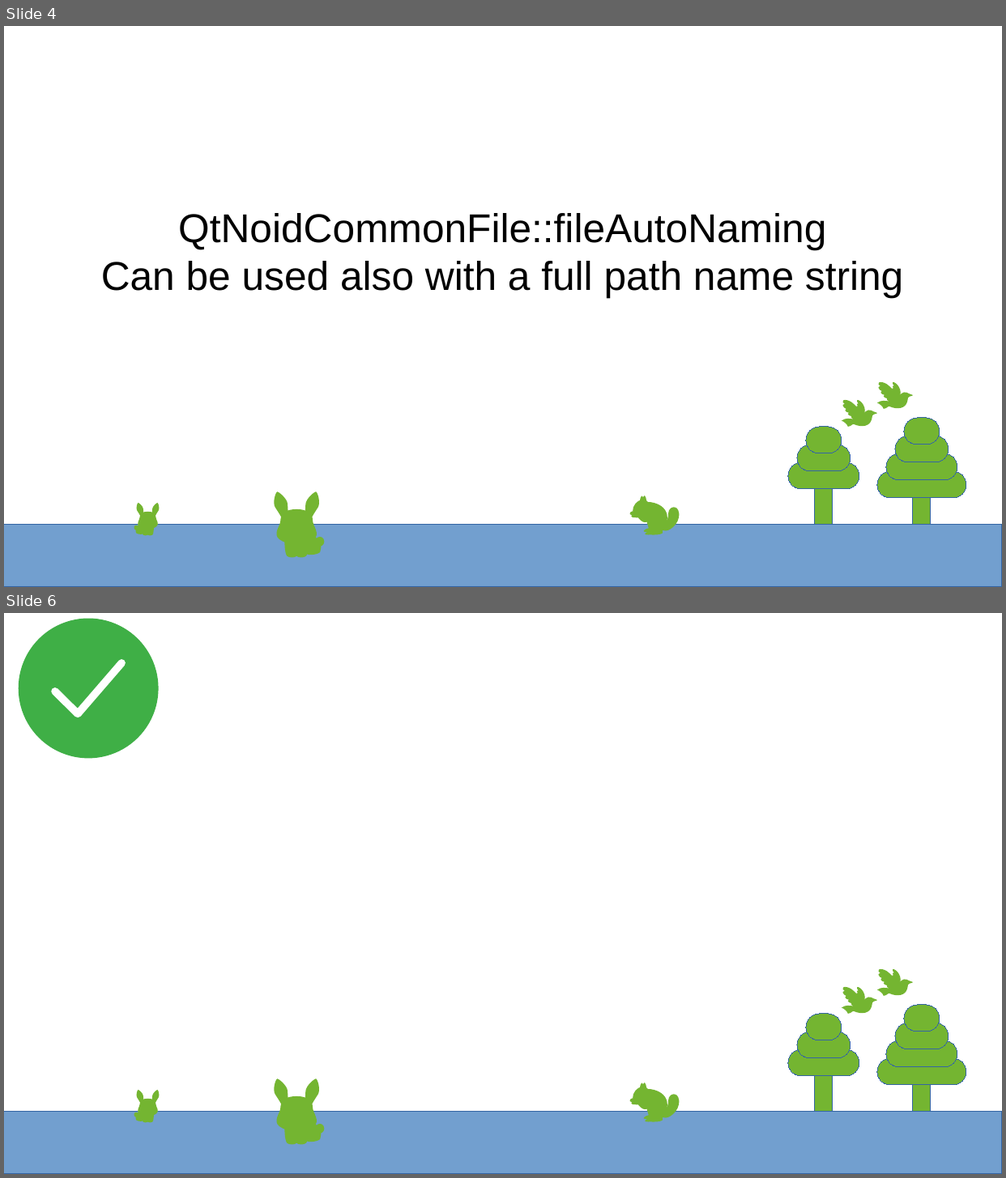
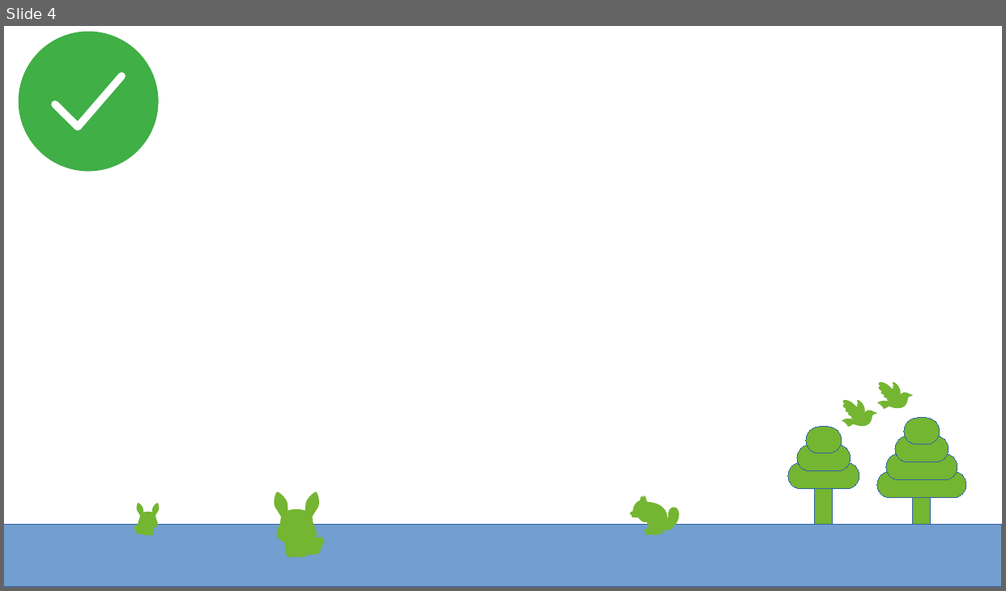
Before and after one commit to g-gualeni/QtNoid2, a slide deck: UserStories/QtNoidApp_UserStories.odp. Shown one above the other, each under a label of ours: slides 4 and 6 before the commit, slide 4 after it; the slides between them are not shown. The pictures are 1006x1178 and 1006x591 pixels, drawn with LibreOffice and Linux fonts; fonts in the diff are those of the drawing. Boxes give left, top, right and bottom in pixels: in the first picture for what was removed or moved away, otherwise in the second. Text is boxed around its words. In the diff, an @@ line names an element or a change of style, - is before the commit and + after.

```diff
--- a/UserStories/QtNoidApp_UserStories.odp
+++ b/UserStories/QtNoidApp_UserStories.odp
@@ slide 4 removed at (4, 26, 1002, 587), background #FFFFFF; not listed: 87 template elements that a slide beside it also shows @@
@@ subtitle removed at (101, 213, 903, 298) @@
-QtNoidCommonFile::fileAutoNaming
-Can be used also with a full path name string
@@ what was slide 6 is now slide 4 @@
```
Also in this commit, not shown: 1 slide changed, 2 slides added, 3 other slides removed, 14 other files.
